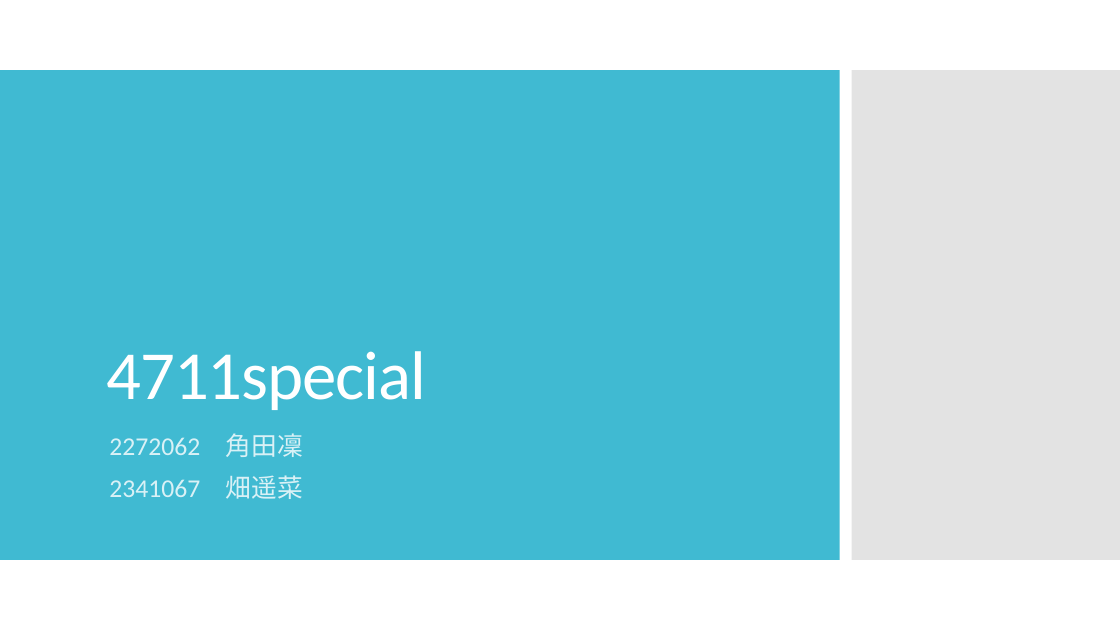
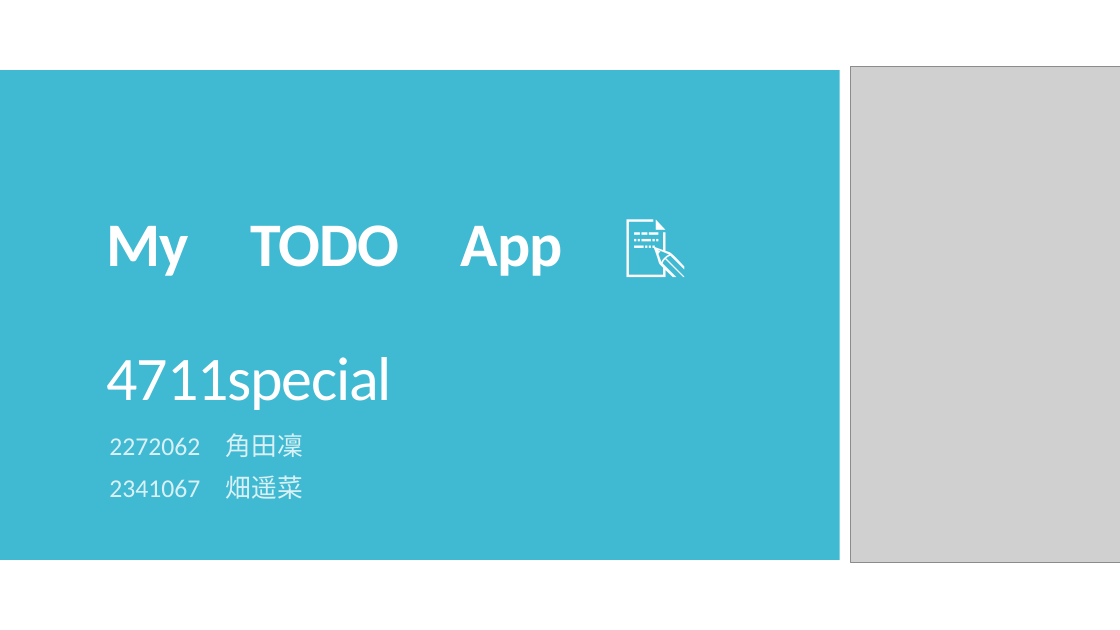
Before and after one commit to tunodarin/task_manager_DB, a slide deck: slide 1 of 4711最終.pptx. Drawn at 1120x630 pixels with LibreOffice and Linux fonts; fonts in the diff are those of the drawing; grey boxes stand for pictures. Boxes give left, top, right and bottom in pixels: in the first picture for what was removed or moved away, otherwise in the second. Text is boxed around its words. In the diff, an @@ line names an element or a change of style, - is before the commit and + after.

```diff
--- a/4711最終.pptx
+++ b/4711最終.pptx
@@ picture added at [850, 66, 1120, 562] @@
@@ title at [107, 225, 563, 410]: text changed; size 59 to 53.1 pt @@
-4711special
+My TODO App 📝
+4711special
```
Also in this commit, not shown: 3 other slides changed, 4 slides added, 1 slide removed.
